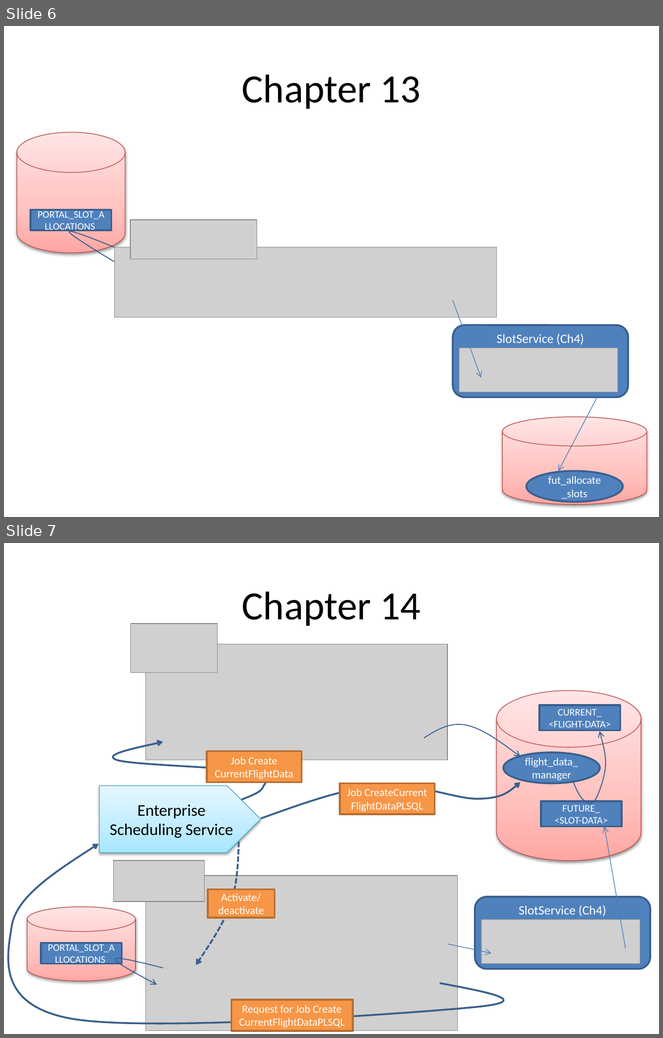
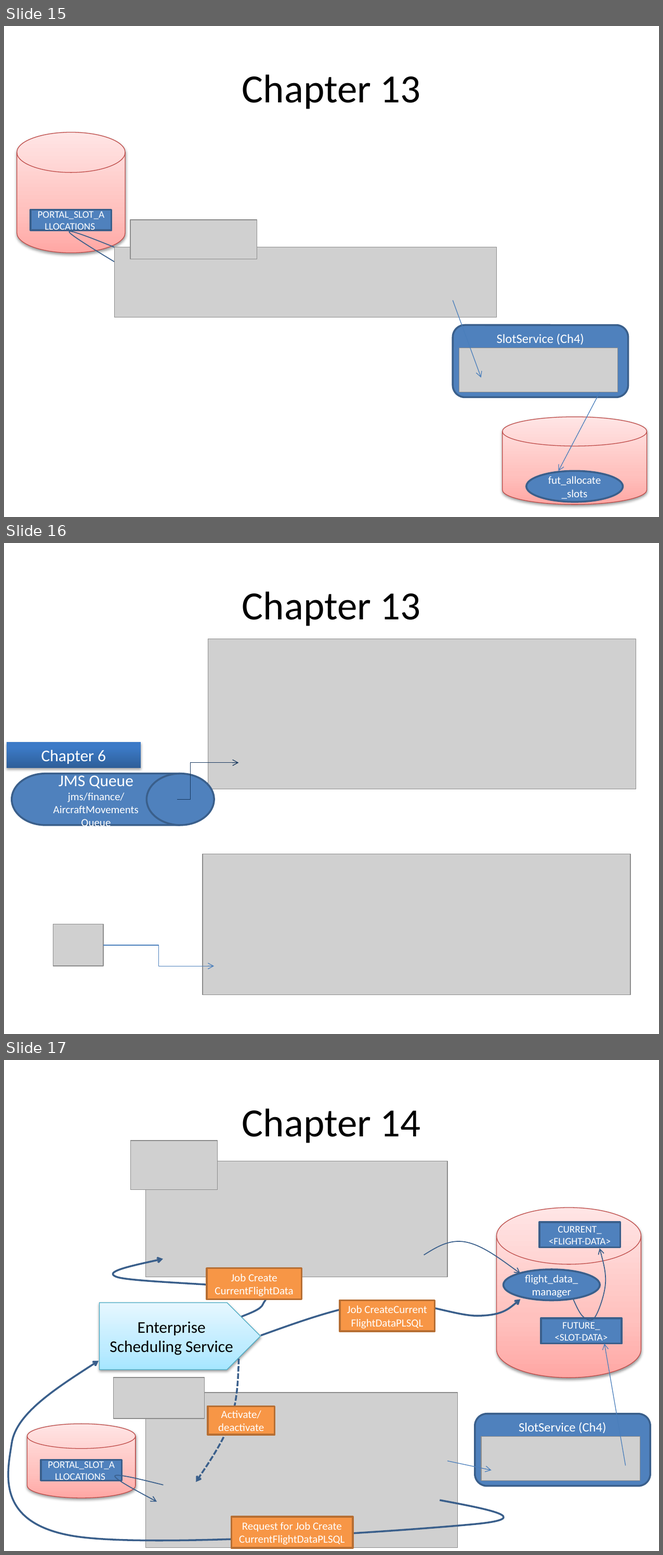
Before and after one commit to lucasjellema/soasuitehandbook, a slide deck: ChapterOverviews_picturesOfService.pptx. Shown one above the other, each under a label of ours: slides 6 and 7 before the commit, slides 15, 16 and 17 after it. The pictures are 663x1038 and 663x1555 pixels, drawn with LibreOffice and Linux fonts; fonts in the diff are those of the drawing; grey boxes stand for pictures. Boxes give left, top, right and bottom in pixels: in the first picture for what was removed or moved away, otherwise in the second. Text is boxed around its words. In the diff, an @@ line names an element or a change of style, - is before the commit and + after.

Commit message:
Added screenshots for chapters 8-13

```diff
--- a/ChapterOverviews_picturesOfService.pptx
+++ b/ChapterOverviews_picturesOfService.pptx
@@ slide 16 added at [4,543,659,1034], background #FFFFFF @@
@@ title added at [242,591,421,626], 44 pt, text #000000 @@
+Chapter 13
@@ picture added at [208,639,636,789] @@
@@ rectangle added at [7,742,141,768], fill gradient #2F5F99 to #3D7CC7 to #3A7CCB, 18 pt, text #FFFFFF @@
+Chapter 6
@@ flow chart magnetic drum added at [12,774,214,825], fill #4F81BD, outline #3A5F8C 2 pt, 12 pt, text #FFFFFF @@
+JMS Queue
+jms/finance/AircraftMovementsQueue
@@ elbow arrow added from (177, 800) to (239, 763), #17375E 0.75 pt @@
@@ picture added at [203,854,631,995] @@
@@ picture added at [53,924,104,966] @@
@@ elbow arrow added from (104, 945) to (214, 966), #4B7EBC 0.75 pt @@
@@ what was slide 6 is now slide 15 @@
@@ what was slide 7 is now slide 17 @@
```
Also in this commit, not shown: 10 other slides added.
